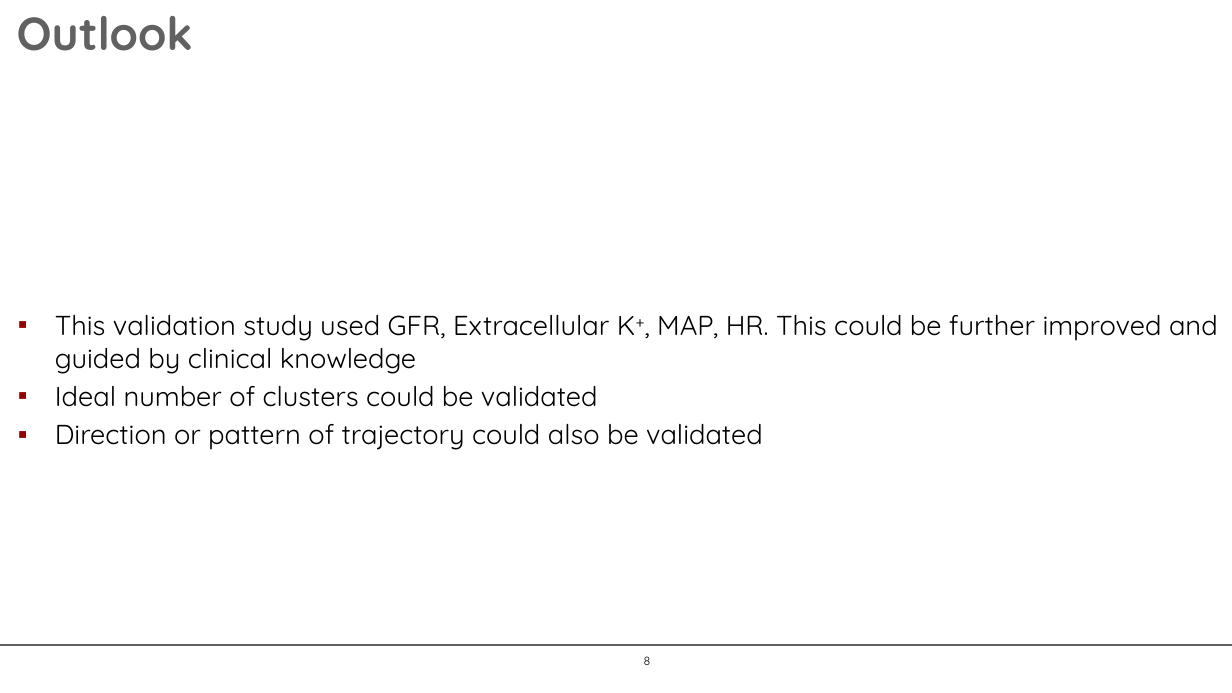
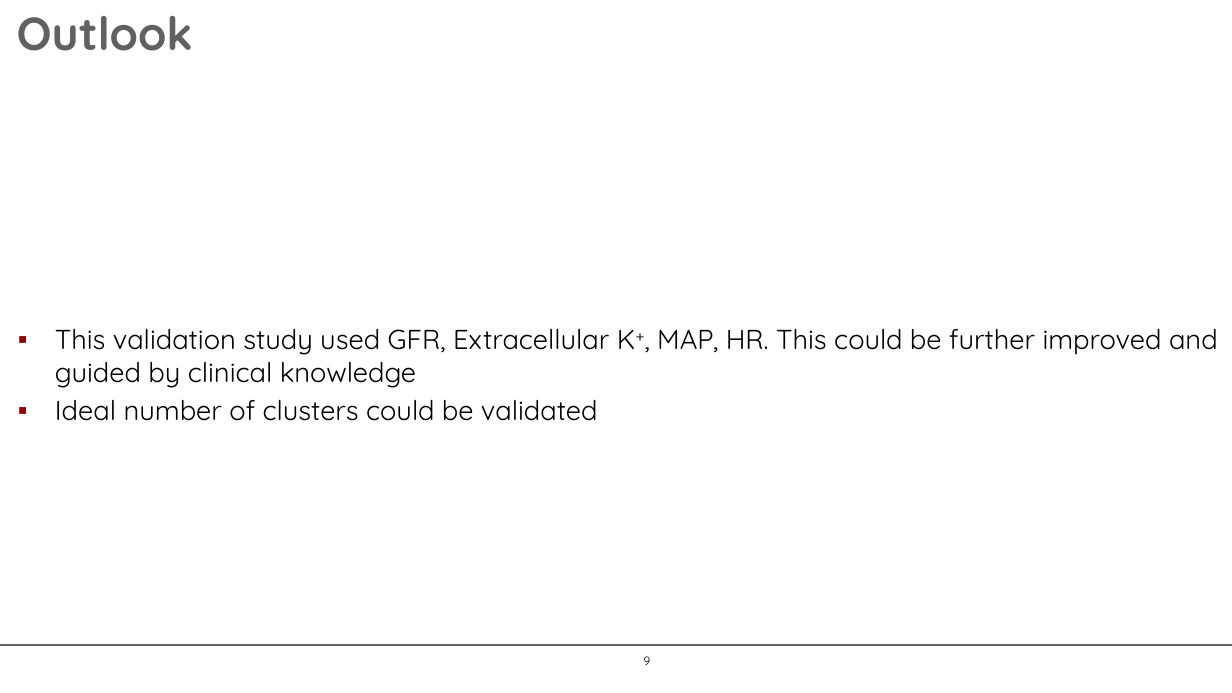
Before and after one commit to audreyyeoCH/AI_Kidneyproject, a slide deck: slide 9 of retreatJan8nccr/retreatposter.pptx (slide 8 before the commit). Drawn at 1232x693 pixels with LibreOffice and Linux fonts; fonts in the diff are those of the drawing; background and template pictures are left out. Boxes give left, top, right and bottom in pixels: in the first picture for what was removed or moved away, otherwise in the second. Text is boxed around its words. In the diff, an @@ line names an element or a change of style, - is before the commit and + after.

```diff
--- a/retreatJan8nccr/retreatposter.pptx
+++ b/retreatJan8nccr/retreatposter.pptx
@@ text "This validation study used GFR, ..." moved from (x1=55, y1=315, x2=1218, y2=450) to (x1=55, y1=329, x2=1218, y2=421) @@
@@ text at (x1=55, y1=424, x2=763, y2=450): paragraph removed @@
-▪ Direction or pattern of trajectory could also be validated
@@ page number at (x1=644, y1=656, x2=651, y2=665): text changed @@
-8
+9
```
Also in this commit, not shown: 6 other slides changed, 1 slide added.
